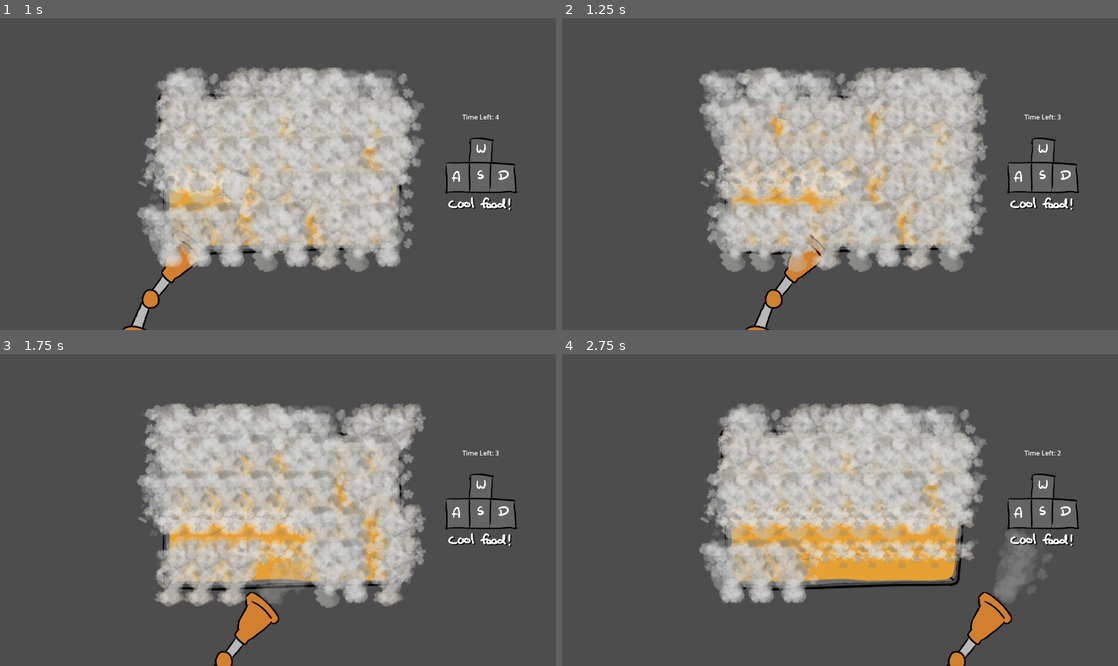
Above: before the commit, frames 1-4 (two rows, left to right).
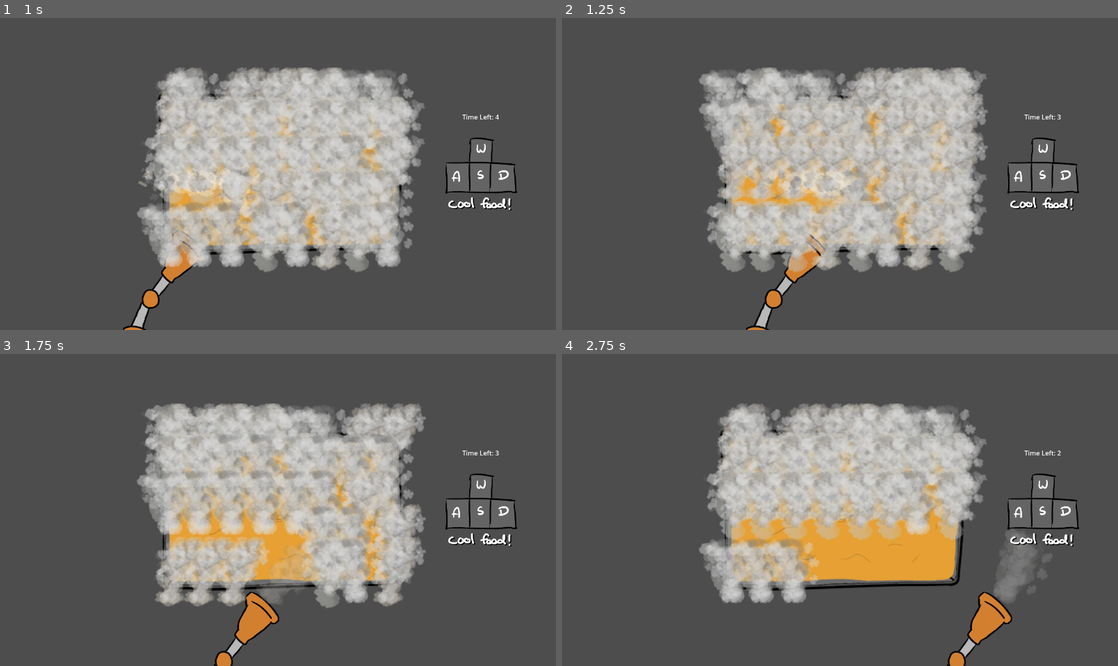
Above: after the commit, the same moments.

Repository: yanalex981/Tasty-Treads
Game: Godot game, scene res://Scenes/Microgames/CoolingMicrogame.tscn
Two runs of this game, one before a commit and one after it. Both use one fixed random seed, a clock stepped at 60 frames per second and the inputs below. This scene is started directly instead of the project's main scene.
Inputs:
- Up to frame 1 (1 s): tap Enter (ui_accept) at 0.5, 0.77 s; hold D (right) from 0.53 s (still down); tap Space (interact) at 0.6 s
- Up to frame 2 (1.25 s): keep holding D (right)
- Up to frame 3 (1.75 s): release D (right) at 1.28 s; hold S (down) from 1.28 s (still down); tap Space (interact) at 1.35 s; tap Enter (ui_accept) at 1.52 s
- Up to frame 4 (2.75 s): release S (down) at 2.03 s; hold D (right) from 2.03 s (still down); tap Space (interact) at 2.1 s

Frame 1 is identical in both runs. In frame 2, 0.4% of the frame differs, in the area x 24-41%, y 48-59%; in frame 3, 1.5%; in frame 4, 3.4%, in the area x 24-75%, y 48-69%.
Error before the commit: Attempt to call function 'decrease_active' in base 'null instance' on a null instance. (res://Scripts/Microgames/Cooling/Smoke.gd:21)

Commit message:
Added proper smoke signal.

Diff:
--- a/Scripts/Microgames/Cooling/Smoke.gd
+++ b/Scripts/Microgames/Cooling/Smoke.gd
@@ -1,6 +1,8 @@
 extends Node2D
 
 @onready var animation_player = $AnimationPlayer
+
+signal smoke_gone
 
 func _ready():
 	var idle_mode = randi_range(0,2)
@@ -18,5 +20,5 @@
 
 func _on_animation_player_animation_finished(anim_name):
 	if anim_name == "dissipate":
-		get_tree().root.get_child(0).get_child(0).decrease_active()
+		emit_signal("smoke_gone")
 		queue_free()
--- a/Scripts/Microgames/Cooling/SmokeSpawner.gd
+++ b/Scripts/Microgames/Cooling/SmokeSpawner.gd
@@ -17,6 +17,7 @@
 		active_smoke += 1
 		# set position
 		smoke.global_position = marker.global_position
+		smoke.smoke_gone.connect(decrease_active)
 
 
 func decrease_active():
